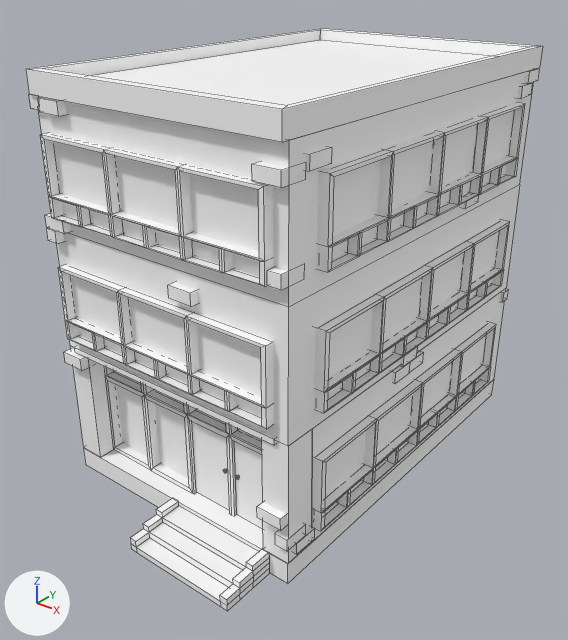
An edit to the FBX model Assets/Art/Static Meshes/City/Buildings/3F/SM_3F_R_Windowed_03.fbx, drawn before and after from the same camera.
The view is the same before and after, from a 50 mm camera at (12.42, -16.43, 13.65) aimed at (0.24, -1.21, 4.21). Arrows for +X, +Y and +Z are at lower left; the lights stay in place. The picture after the commit comes second. Mesh edges are drawn as thin lines. Where no turn or scale is listed for an object, it has been applied to the vertices.

In view in the first picture: 'SM_3F_R_Windowed_03'.
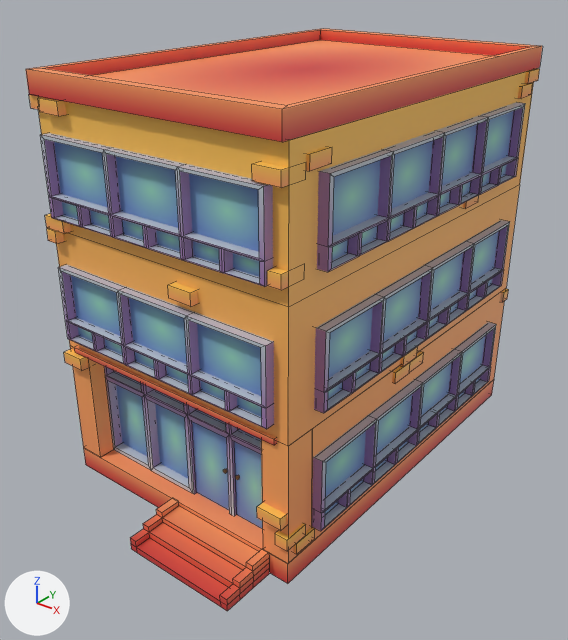
Where the newer file only moved an object's origin or applied its transform, the numbers keep the older frame.

What differs and where, as boxes (x1, y1, x2, y2) in the pictures (568 x 640 px):
'SM_3F_R_Windowed_03', recoloured (darker)
    both: (26, 29, 542, 611)

The change in detail:
Picture 'T_Atlas_Buildings_BC.png' (img_t_atlas_buildings_bc_png) is new.
Material 'Material #36.076' (mat_material__36_076) is new.
Its texture is img_t_atlas_buildings_bc_png.
Its roughness is 0.553.
me_mesh_070 has 2199 vertices, 1434 faces and spans x -3.95..4.02, y -6.95..5.75, z -0.04..10.99.
me_mesh_070 no longer uses material mat_material__36_060 (white #ffffff).
me_mesh_070 gains material mat_material__36_076 (picture img_t_atlas_buildings_bc_png).
